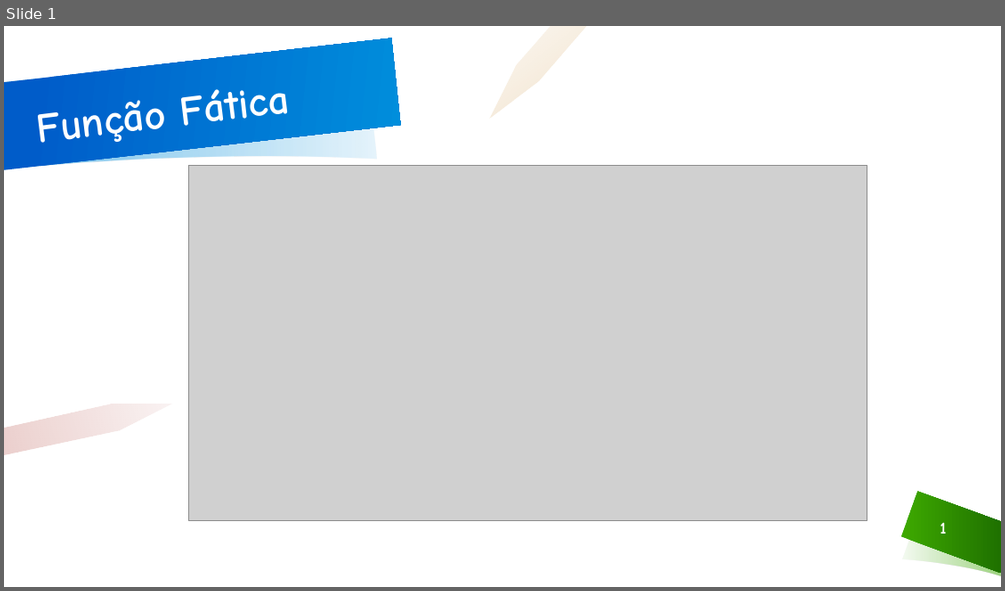
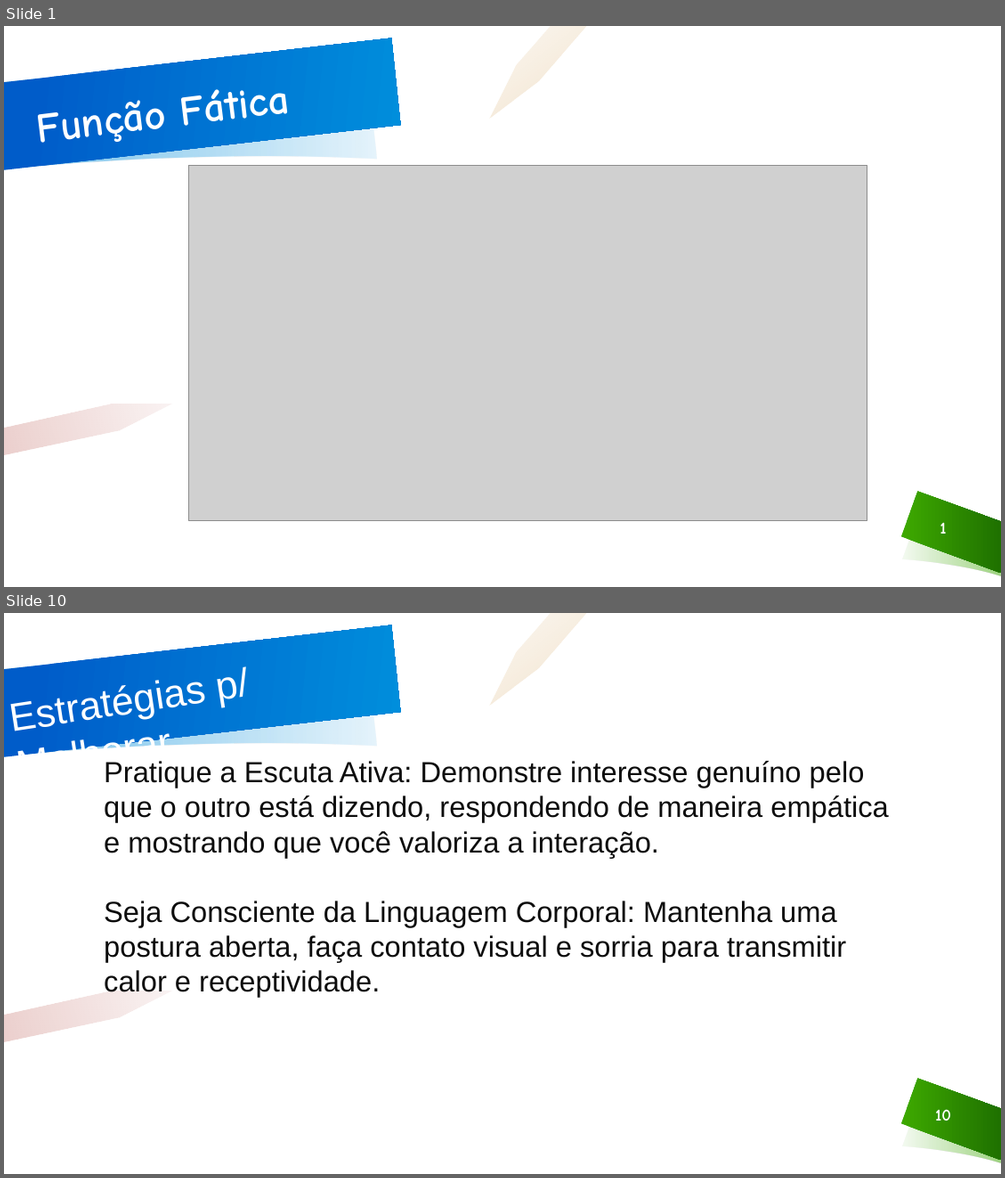
Before and after one commit to 1phantm1/SeminarioPT, a slide deck: funcaoFatica.pptx. Shown one above the other, each under a label of ours: slide 1 before the commit, slides 1 and 10 after it; the slides between them are not shown. The pictures are 1005x591 and 1005x1178 pixels, drawn with LibreOffice and Linux fonts; fonts in the diff are those of the drawing; grey boxes stand for pictures; background and template pictures are left out. Boxes give left, top, right and bottom in pixels: in the first picture for what was removed or moved away, otherwise in the second. Text is boxed around its words. In the diff, an @@ line names an element or a change of style, - is before the commit and + after.

```diff
--- a/funcaoFatica.pptx
+++ b/funcaoFatica.pptx
@@ slide 10 added at (x1=4, y1=613, x2=1001, y2=1174), background #FFFFFF; not listed: 6 template elements that a slide beside it also shows @@
@@ text added at (x1=218, y1=677, x2=239, y2=707), 38 pt, text #FFFFFF @@
+Estratégias p/ Melhorar
@@ text added at (x1=104, y1=761, x2=888, y2=997), 28 pt, text #0D0D0D @@
+Pratique a Escuta Ativa: Demonstre interesse genuíno pelo que o outro está dizendo, respondendo de maneira empática e mostrando que você valoriza a interação.
+Seja Consciente da Linguagem Corporal: Mantenha uma postura aberta, faça contato visual e sorria para transmitir calor e receptividade.
@@ page number added at (x1=935, y1=1109, x2=951, y2=1120), 16 pt, text #FFFFFF, bold @@
+10
```
Also in this commit, not shown: 4 slides changed, 7 other slides added, 4 slides removed, 2 other files.
